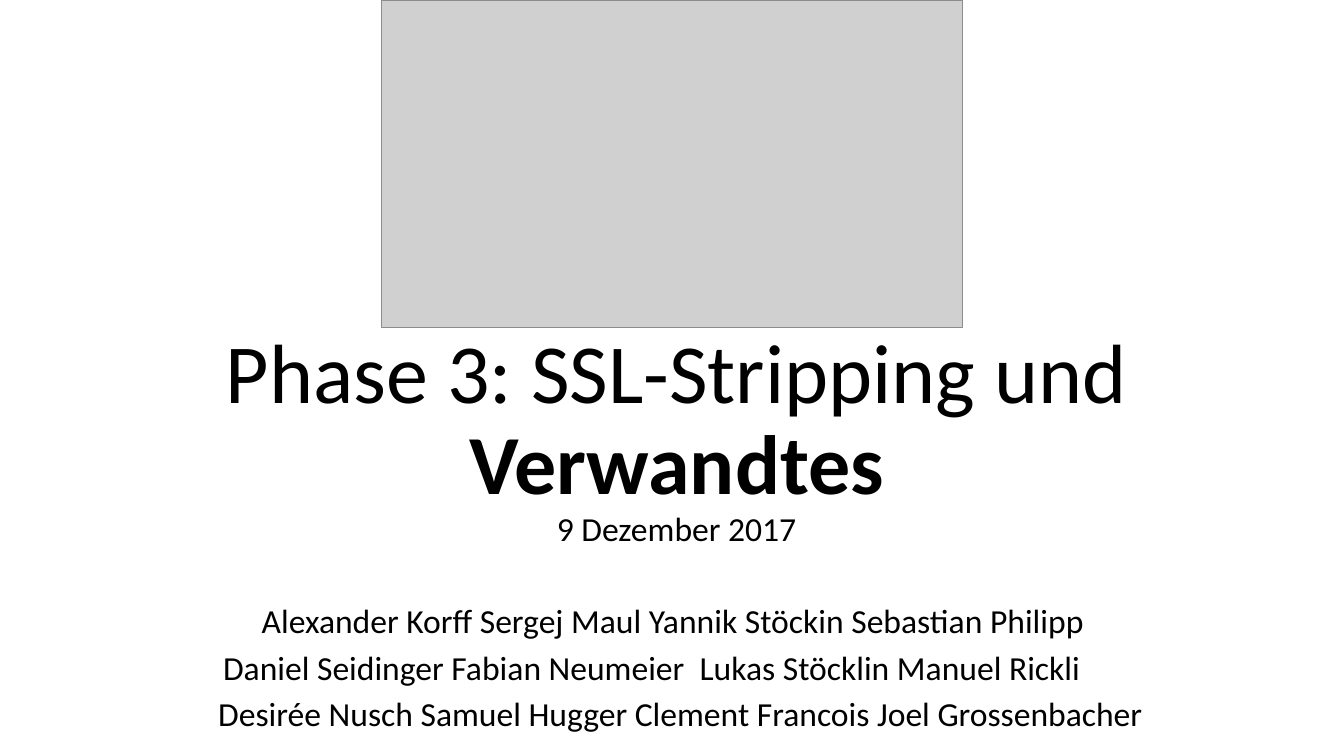
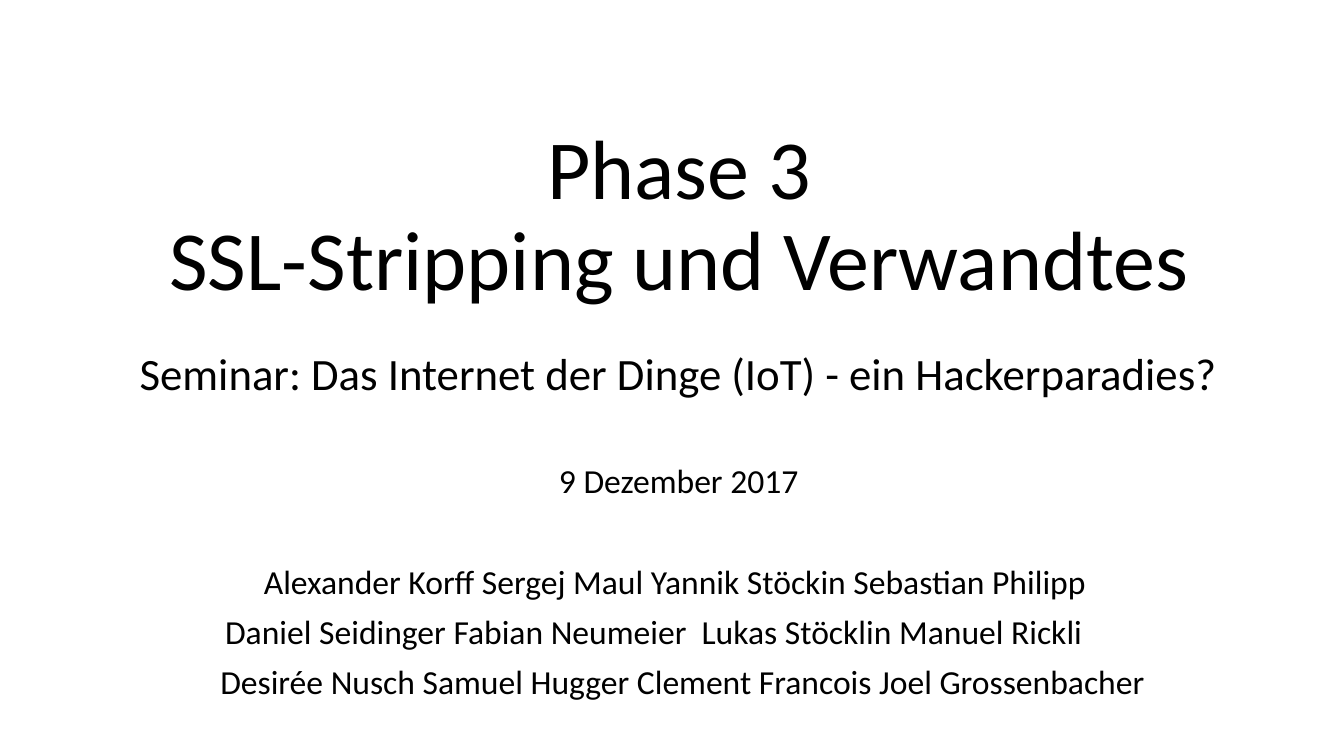
Before and after one commit to Xyren0/IoT_Wifi_Sniffing, a slide deck: slide 1 of phase3_pres.pptx. Drawn at 1344x756 pixels with LibreOffice and Linux fonts; fonts in the diff are those of the drawing; grey boxes stand for pictures. Boxes give left, top, right and bottom in pixels: in the first picture for what was removed or moved away, otherwise in the second. Text is boxed around its words. In the diff, an @@ line names an element or a change of style, - is before the commit and + after.

Commit message:
changes to phase 3 pres and added pdf

```diff
--- a/phase3_pres.pptx
+++ b/phase3_pres.pptx
@@ picture removed at (381,0,963,328) @@
@@ title at (169,140,1188,305): text changed @@
-Phase 3: SSL-Stripping und Verwandtes
+Phase 3
+SSL-Stripping und Verwandtes
@@ subtitle "Seminar: Das Internet der Dinge ...": place and size @@
-subtitle "Seminar: Das Internet der Dinge ..." at (218,517,1143,732)
+subtitle "Seminar: Das Internet der Dinge ..." at (140,357,1216,700)
@@ subtitle at (140,357,1216,398): paragraph added @@
+Seminar: Das Internet der Dinge (IoT) - ein Hackerparadies?
@@ subtitle at (220,469,1145,700): line spacing 0.8 to 0.9 @@
```
Also in this commit, not shown: 8 other slides changed, 1 slide added.
